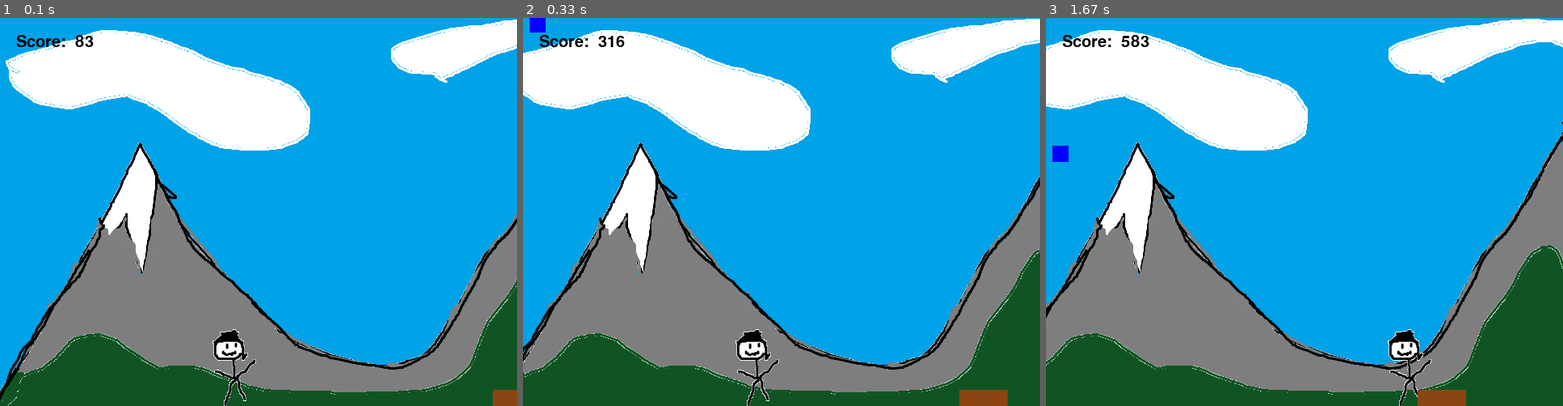
Above: before the commit, frames 1-3 (left to right).
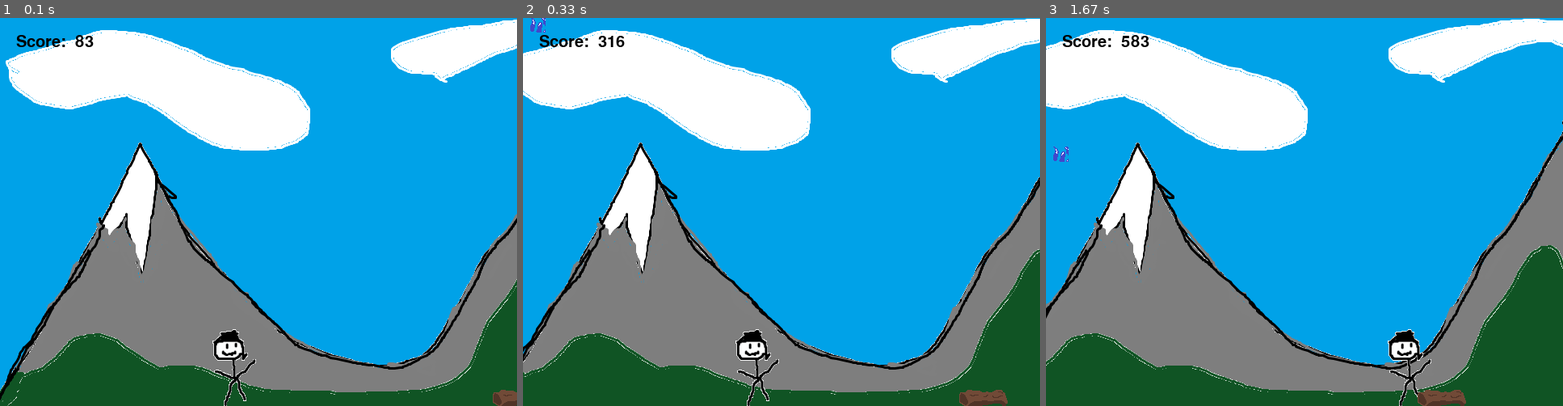
Above: after the commit, the same moments.

Repository: EnragedBread/how_to_pygame
Game: pygame game, started from main.py
Two runs of this game, one before a commit and one after it. Both use one fixed random seed, a clock stepped at 60 frames per second and the inputs below.
Inputs:
- Up to frame 1 (0.1 s): no input
- Up to frame 2 (0.33 s): no input
- Up to frame 3 (1.67 s): hold Right 0.33-0.8 s

The runs differ from the first frame. In frame 1, 0.2% of the frame differs, in the area x 95-100%, y 95-100%; in frame 2, 0.5%; in frame 3, 0.5%, in the area x 1-82%, y 32-100%.

Commit message:
add sprites for raindrops and logs

Diff:
--- a/lumber.py
+++ b/lumber.py
@@ -1,4 +1,5 @@
 import pygame
+from pygame.locals import RLEACCEL
 
 from constants import SCREEN_WIDTH, SCREEN_HEIGHT
 
@@ -6,9 +7,8 @@
     def __init__(self):
         super().__init__()
 
-        self.surf = pygame.Surface((60,20))
-        self.color = pygame.Color('chocolate4')
-        self.surf.fill(self.color)
+        self.surf = pygame.image.load('log.png').convert()
+        self.surf.set_colorkey(pygame.Color('white'), RLEACCEL)
         self.rect = self.surf.get_rect()
         self.rect.bottomleft = (SCREEN_WIDTH, SCREEN_HEIGHT)
         self.speed = -5
--- a/raindrop.py
+++ b/raindrop.py
@@ -1,16 +1,16 @@
 import random
 
 import pygame
+from pygame.locals import RLEACCEL
 
 from constants import SCREEN_HEIGHT, SCREEN_WIDTH
+
 
 class Raindrop(pygame.sprite.Sprite):
     def __init__(self):
         super().__init__()
-
-        self.surf = pygame.Surface((20,20))
-        self.color = pygame.Color('blue')
-        self.surf.fill(self.color)
+        self.surf = pygame.image.load('raindrop.png').convert()
+        self.surf.set_colorkey(pygame.Color('white'), RLEACCEL)
         self.rect = self.surf.get_rect(
             center = (
                 random.randint(0, SCREEN_WIDTH),
Binary file added: log.png
Binary file added: raindrop.png
